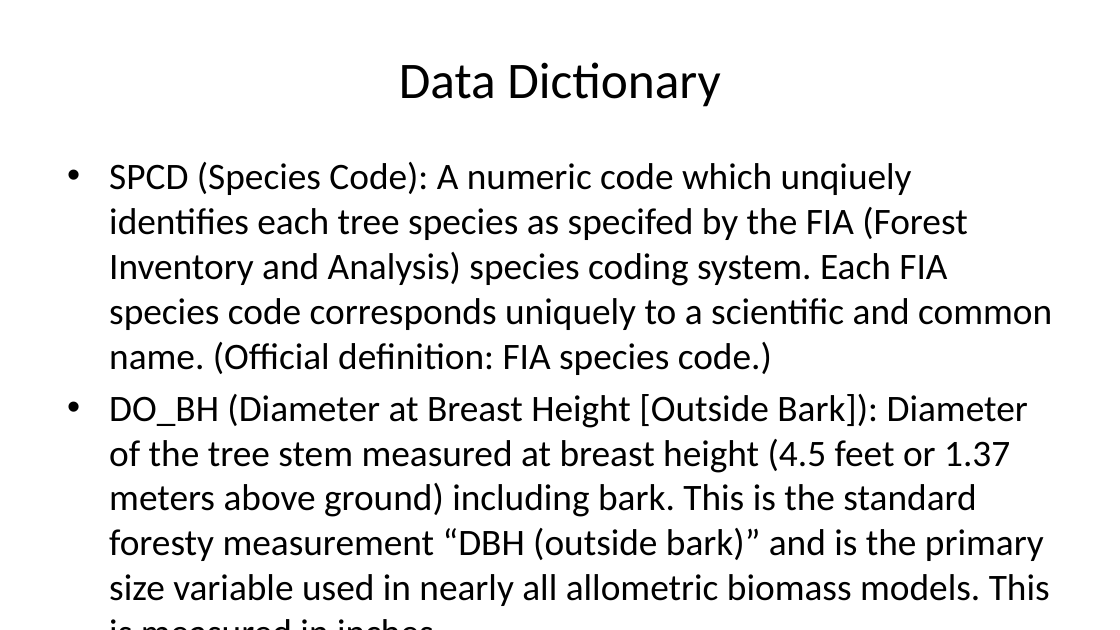
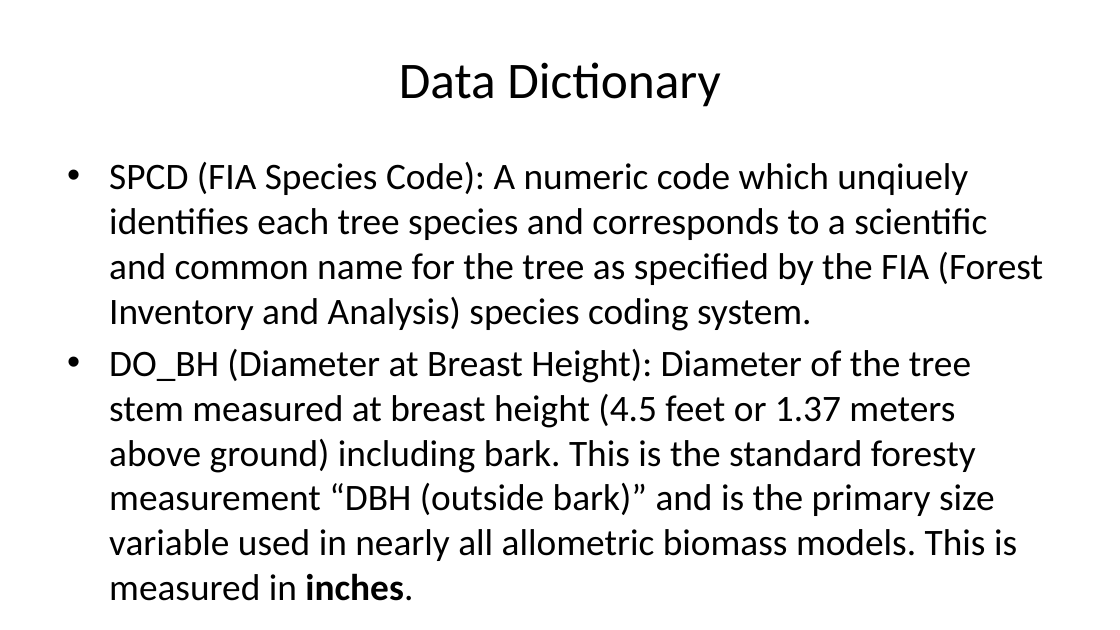
Before and after one commit to deancallahan25/Redwood-Analytics-Portfolio, a slide deck: slide 2 of Project-3/individual-models/data/presentation.pptx. Drawn at 1120x630 pixels with LibreOffice and Linux fonts; fonts in the diff are those of the drawing. Boxes give left, top, right and bottom in pixels: in the first picture for what was removed or moved away, otherwise in the second. Text is boxed around its words. In the diff, an @@ line names an element or a change of style, - is before the commit and + after.

```diff
--- a/Project-3/individual-models/data/presentation.pptx
+++ b/Project-3/individual-models/data/presentation.pptx
@@ text at [109, 162, 1043, 561]: text changed @@
-• SPCD (Species Code): A numeric code which unqiuely identifies each tree species as specifed by the FIA (Forest Inventory and Analysis) species coding system. Each FIA species code corresponds uniquely to a scientific and common name. (Official definition: FIA species code.)
-• DO_BH (Diameter at Breast Height [Outside Bark]): Diameter of the tree stem measured at breast height (4.5 feet or 1.37 meters above ground) including bark. This is the standard foresty measurement “DBH (outside bark)” and is the primary size variable used in nearly all allometric biomass models. This is measured in inches.
+• SPCD (FIA Species Code): A numeric code which unqiuely identifies each tree species and corresponds to a scientific and common name for the tree as specified by the FIA (Forest Inventory and Analysis) species coding system.
+• DO_BH (Diameter at Breast Height): Diameter of the tree stem measured at breast height (4.5 feet or 1.37 meters above ground) including bark. This is the standard foresty measurement “DBH (outside bark)” and is the primary size variable used in nearly all allometric biomass models. This is measured in inches.
```
Also in this commit, not shown: 1 other slide changed, 1 other file.
